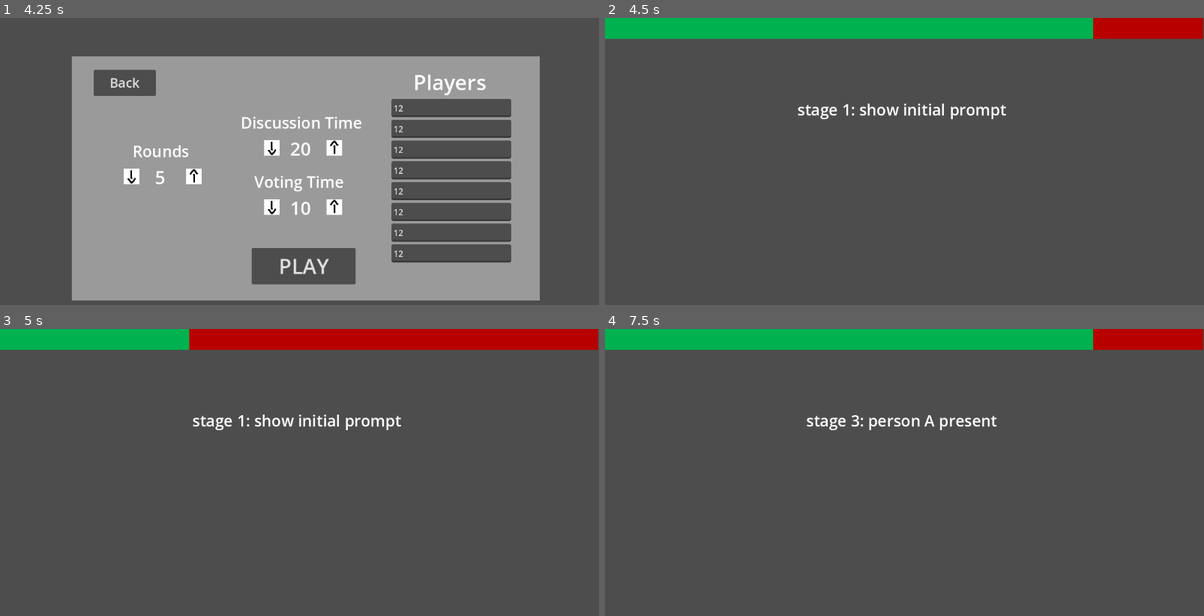
Above: before the commit, frames 1-4 (two rows, left to right).
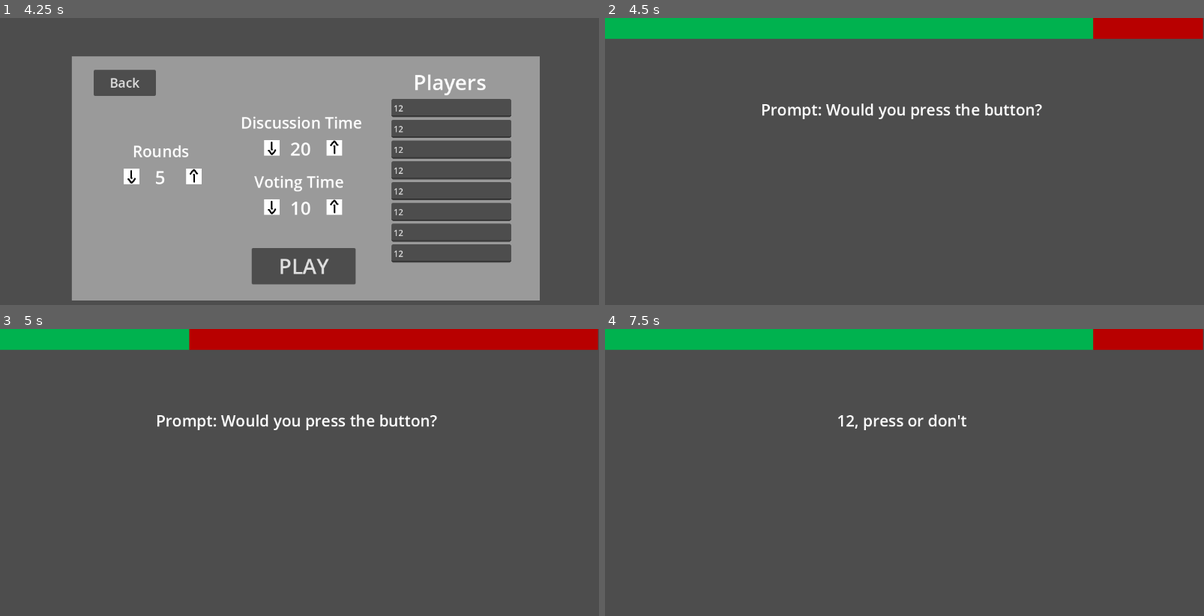
Above: after the commit, the same moments.

Repository: Beepered/WouldYouPressTheButton-Special
Game: Godot game, scene res://scenes/main_menu.tscn
The game is run twice, just before and just after one commit, with the same random seed, the same clock (stepped at 60 frames per second) and the same inputs.
Inputs (mouse positions are in pixels of both pictures, inside the frame that each line leads up to):
- Up to frame 1 (4.25 s): click (449, 106) at 0.52 s; type "12" at 0.6 s; click (449, 129) at 0.75 s; type "12" at 0.83 s; click (449, 150) at 0.98 s; type "12" at 1.07 s; click (449, 170) at 1.27 s; type "12" at 1.35 s; click (449, 190) at 1.5 s; type "12" at 1.58 s; click (449, 213) at 1.73 s; type "12" at 1.82 s; click (449, 233) at 2.02 s; type "12" at 2.1 s; click (449, 253) at 2.25 s; type "12" at 2.33 s; click "Play" at 2.75 s; click "Play" at 3.5 s
- Up to frame 2 (4.5 s): click "PLAY" at 4.25 s
- Up to frame 3 (5 s): no input
- Up to frame 4 (7.5 s): move the mouse to (1036, 481) at 5.02 s; click (1036, 481) at 5.17 s; move the mouse to (784, 512) at 5.77 s; click (784, 512) at 5.92 s; move the mouse to (964, 423) at 6.52 s; click (964, 423) at 6.67 s; move the mouse to (874, 564) at 7.27 s; click (874, 564) at 7.42 s

Frame 1 is identical in both runs. In frame 2, 1.1% of the frame differs, in the area x 26-73%, y 29-36%; in frame 3, 1.1%; in frame 4, 0.7%.

Commit message:
Scene loops through players for voting and assigning czars

Diff:
--- a/wouldyoupressthebutton-special/scripts/menu/main_menu.gd
+++ b/wouldyoupressthebutton-special/scripts/menu/main_menu.gd
@@ -8,7 +8,7 @@
 	pass # Replace with function body.
 
 
-func _process(delta: float) -> void:
+func _process(_delta: float) -> void:
 	$CanvasLayer/Settings/Rounds/num.text = str(Global.numRounds)
 	$"CanvasLayer/Settings/DiscussionTime/time text".text = str(Global.discussTime)
 	$"CanvasLayer/Settings/VotingTime/time text".text = str(Global.voteTime)
@@ -30,14 +30,14 @@
 	$CanvasLayer/Credits.visible = false;
 
 func _on_play_button_button_down() -> void:
-	for name in playerNames:
-		if(name.text != ""):
-			Global.playerNames.push_back(name.text)
+	for player_name in playerNames:
+		if(player_name.text != ""):
+			Global.playerNames.push_back(player_name.text)
 	get_tree().change_scene_to_file("res://scenes/PlayScene.tscn")
 
 func checkNumPlayers(): # doesn't check if names are different if you want to do that
 	var count = 0
-	for name in playerNames:
-		if(name.text != ""):
+	for player_name in playerNames:
+		if(player_name.text != ""):
 			count += 1
 	return count
--- a/wouldyoupressthebutton-special/scripts/play/discussion.gd
+++ b/wouldyoupressthebutton-special/scripts/play/discussion.gd
@@ -3,41 +3,90 @@
 @onready var progressBar = $"../ProgressBar"
 @onready var timer = $Timer
 @onready var prompt = $prompt
-var roundNum = 1
+
+var stageNum = 1
+var currentRound = 1
+var roles_assigned = {}
 
 func _ready() -> void:
 	stage()
 
-func _process(delta: float) -> void:
+func _process(_delta: float) -> void:
 	progressBar.value = (timer.time_left / timer.wait_time) * 100
 
-func stage():
-	var time = 0;
-	match roundNum:
-		1:
-			prompt.text = "stage 1: show initial prompt"
+func stage() -> void:
+	# Disconnect the signal to prevent duplicate connections
+	if timer.is_connected("timeout", Callable(self, "stage")):
+		timer.disconnect("timeout", Callable(self, "stage"))
+
+	var time = 0
+	print("Stage Num:", stageNum)
+	match stageNum:
+		1: # Show the initial prompt
+			prompt.text = "Prompt: Would you press the button?"
 			time = 1
-		2:
-			prompt.text = "stage 1: vote 1"
-			time = 1#Global.voteTime
-		3:
-			prompt.text = "stage 2: divide roles"
-			time = 1#Global.discussTime
-		4:
-			prompt.text = "stage 3: person A present"
-			time = 1#Global.discussTime
-		5:
-			prompt.text = "stage 3: person B present"
-			time = 1#Global.discussTime
-		6:
-			prompt.text = "stage 4: vote 2"
-			time = 1#Global.voteTime
-			roundNum = 1
+		2: # Each player votes on the prompt
+			prompt.text = "Stage 1: Voting Round"
+			await start_voting_phase()
+			time = 0.0001
+		3: # Assign roles to players
+			assign_roles()
+			time = 5
+		4: # Discussion phase
+			prompt.text = "Stage 3: Discussion Phase"
+			time = Global.discussTime
+		5: # Second voting round
+			prompt.text = "Stage 4: Final Voting Round"
+			await start_voting_phase()
+			time = 0.0001
+		6: # Scoring and preparation for the next round
+			calculate_scores()
+			currentRound += 1
+			if currentRound > Global.numRounds:
+				end_game()
+				return
+			prompt.text = "Scoring Complete! Starting next round..."
+			time = 3 # Delay before next round
+			stageNum = 0 # Reset stage for the next round
 		_:
-			prompt.text = "default"
+			prompt.text = "Default Stage"
 			time = 2
-			roundNum = 1
-	roundNum += 1
+	stageNum += 1
+
 	timer.wait_time = time
-	timer.timeout.connect(stage)
+	timer.timeout.connect(Callable(self, "stage")) # Reconnect the signal
 	timer.start()
+
+func start_voting_phase() -> void:
+	for i in range(Global.playerNames.size()):
+		var player = Global.playerNames[i]
+		print("Player Turn:", player) # Debugging output
+		prompt.text = "%s, press or don't" % player
+
+		# Set timer wait time and start
+		timer.wait_time = Global.voteTime / Global.playerNames.size()
+		timer.start()
+
+		# Wait for the timer to finish
+		await timer.timeout
+
+	# Stop the timer to prevent residual signals
+	timer.stop()
+	print("Voting phase complete.")
+
+func assign_roles() -> void:
+	var persuader = Global.playerNames[randi() % Global.playerNames.size()]
+	var opposer = Global.playerNames[randi() % Global.playerNames.size()]
+	while opposer == persuader:
+		opposer = Global.playerNames[randi() % Global.playerNames.size()]
+	roles_assigned["Persuader"] = persuader
+	roles_assigned["Opposer"] = opposer
+	prompt.text = "%s must convince to press, %s must convince not to press!" % [persuader, opposer]
+
+func calculate_scores() -> void:
+	# Placeholder for scoring logic
+	prompt.text = "Calculating scores..."
+
+func end_game() -> void:
+	prompt.text = "Game Over! Thanks for playing!"
+	timer.stop()
